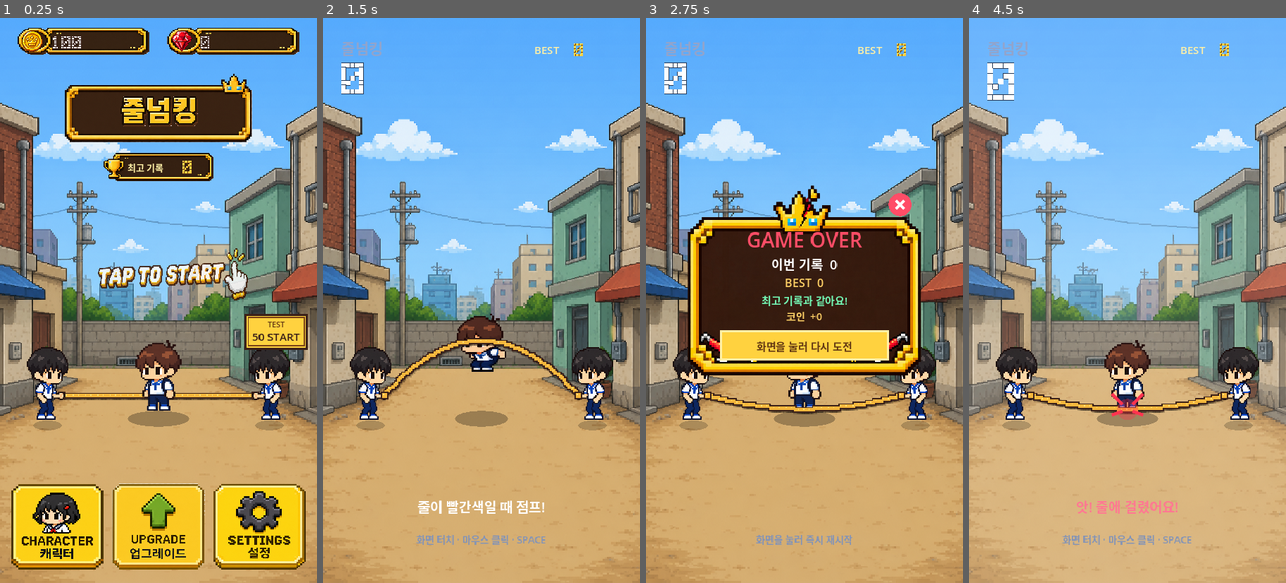
Above: before the commit, frames 1-4 (left to right).
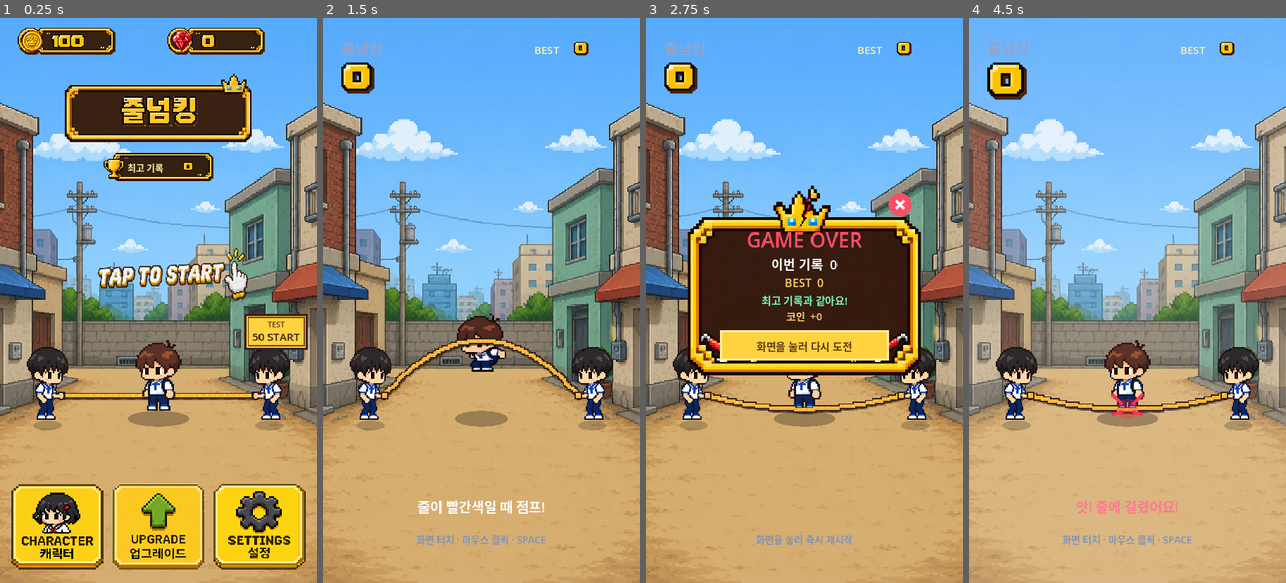
Above: after the commit, the same moments.

Repository: eunchan4490-star/Rope-King
Game: Godot game, scene res://main.tscn
Two runs of this game, one before a commit and one after it. Both use one fixed random seed, a clock stepped at 60 frames per second and the inputs below.
Inputs (mouse positions are in pixels of both pictures, inside the frame that each line leads up to):
- Up to frame 1 (0.25 s): no input
- Up to frame 2 (1.5 s): move the mouse to (551, 272) at 0.52 s; click (551, 272) at 0.67 s; tap Space (jump) at 0.77 s; move the mouse to (418, 328) at 1.27 s; click (418, 328) at 1.42 s
- Up to frame 3 (2.75 s): tap Space (jump) at 1.52 s; move the mouse to (836, 176) at 2.02 s; click (836, 176) at 2.17 s
- Up to frame 4 (4.5 s): move the mouse to (1111, 413) at 2.77 s; click (1111, 413) at 2.92 s; tap Space (jump) at 3.02, 3.77 s; move the mouse to (1222, 385) at 3.52 s; click (1222, 385) at 3.67 s; move the mouse to (1032, 215) at 4.27 s; click (1032, 215) at 4.42 s

The runs differ from the first frame. In frame 1, 2.0% of the frame differs, in the area x 5-95%, y 1-28%; in frame 2, 0.7%; in frame 3, 0.7%; in frame 4, 0.9%.

Commit message:
feat: use logo style gold digit sprites

Diff:
--- a/scripts/main.gd
+++ b/scripts/main.gd
@@ -68,6 +68,7 @@
 const COIN_ICON_PATH := "res://assets/ui/coin_icon.png"
 const RUBY_ICON_PATH := "res://assets/ui/ruby_icon.png"
 const GAME_OVER_PANEL_PATH := "res://assets/ui/game_over_panel.png"
+const GOLD_DIGIT_SHEET_PATH := "res://assets/ui/gold_digit_sheet.png"
 const COUNTDOWN_PATHS := [
 	"res://assets/ui/countdown_3.png",
 	"res://assets/ui/countdown_2.png",
@@ -120,6 +121,7 @@
 @export var coin_icon_texture: Texture2D
 @export var ruby_icon_texture: Texture2D
 @export var game_over_panel_texture: Texture2D
+@export var gold_digit_sheet_texture: Texture2D
 @export_group("Game Balance")
 @export var balance: RopeGameBalance = DEFAULT_BALANCE
 
@@ -203,6 +205,7 @@
 var coin_icon_used_region := Rect2()
 var ruby_icon_used_region := Rect2()
 var game_over_panel_used_region := Rect2()
+var gold_digit_regions: Array[Rect2] = []
 var countdown_textures: Array[Texture2D] = []
 var countdown_used_regions: Array[Rect2] = []
 var design_draw_offset := Vector2.ZERO
@@ -244,6 +247,8 @@
 		ruby_icon_texture = load(RUBY_ICON_PATH) as Texture2D
 	if game_over_panel_texture == null and ResourceLoader.exists(GAME_OVER_PANEL_PATH):
 		game_over_panel_texture = load(GAME_OVER_PANEL_PATH) as Texture2D
+	if gold_digit_sheet_texture == null and ResourceLoader.exists(GOLD_DIGIT_SHEET_PATH):
+		gold_digit_sheet_texture = load(GOLD_DIGIT_SHEET_PATH) as Texture2D
 	character_button_used_region = _texture_used_region(character_button_texture)
 	upgrade_button_used_region = _texture_used_region(upgrade_button_texture)
 	settings_button_used_region = _texture_used_region(settings_button_texture)
@@ -253,6 +258,7 @@
 	coin_icon_used_region = _texture_used_region(coin_icon_texture)
 	ruby_icon_used_region = _texture_used_region(ruby_icon_texture)
 	game_over_panel_used_region = _texture_used_region(game_over_panel_texture)
+	_prepare_gold_digit_regions()
 	_prepare_countdown_visuals()
 	get_viewport().size_changed.connect(queue_redraw)
 	queue_redraw()
@@ -1299,9 +1305,9 @@
 		return
 	draw_string(font, Vector2(42, 82), "줄넘킹", HORIZONTAL_ALIGNMENT_LEFT, -1, 34, Color("91a4cc"))
 	var score_cell_size := 10.0 + clampf(flash_time / 0.22, 0.0, 1.0) * 2.0
-	_draw_pixel_number(str(score), Vector2(42.0, 102.0), score_cell_size, Color.WHITE, Color("263a57"))
+	_draw_image_number(str(score), Vector2(42.0, 101.0), score_cell_size * 7.0)
 	draw_string(font, Vector2(480, 82), "BEST", HORIZONTAL_ALIGNMENT_LEFT, -1, 24, Color("fff0a6"))
-	_draw_pixel_number(str(best_score), Vector2(570.0, 58.0), 4.0, Color("ffd23f"), Color("633913"))
+	_draw_image_number(str(best_score), Vector2(570.0, 54.0), 31.0)
 	if game_state != GameState.GAME_OVER:
 		draw_string(font, Vector2(0, 1120), message, HORIZONTAL_ALIGNMENT_CENTER, DESIGN_SIZE.x, 31, message_color)
 	var control_text := "화면 터치 · 마우스 클릭 · SPACE"
@@ -1351,7 +1357,7 @@
 	else:
 		draw_rect(best_rect, Color(0.23, 0.14, 0.09, 0.88), true)
 	draw_string(font, Vector2(278.0, 347.0), "최고 기록", HORIZONTAL_ALIGNMENT_CENTER, 105.0, 21, Color("fff0a6"))
-	_draw_pixel_number(str(best_score), Vector2(394.0, 324.0), 4.0, Color("ffd23f"), Color("633913"), 62.0, HORIZONTAL_ALIGNMENT_CENTER)
+	_draw_image_number(str(best_score), Vector2(390.0, 326.0), 22.0, 76.0, HORIZONTAL_ALIGNMENT_CENTER)
 
 	var prompt_alpha := 0.78 + sin(Time.get_ticks_msec() * 0.004) * 0.18
 	var prompt_rect := Rect2(225.0, 505.0, 340.0, 128.0)
@@ -1454,18 +1460,85 @@
 
 
 func _draw_resource_counter(font: Font, rect: Rect2, icon_texture: Texture2D, icon_region: Rect2, amount: int) -> void:
+	var frame_rect := rect
 	if resource_counter_frame_texture != null and resource_counter_frame_used_region.size.x > 0.0:
-		draw_texture_rect_region(resource_counter_frame_texture, rect, resource_counter_frame_used_region)
+		# Preserve the frame artwork's original aspect ratio. The counter owns the
+		# full `rect`, but unused width intentionally stays empty on the right.
+		var original_aspect := resource_counter_frame_used_region.size.x / resource_counter_frame_used_region.size.y
+		frame_rect.size.x = minf(rect.size.x, rect.size.y * original_aspect)
+		draw_texture_rect_region(resource_counter_frame_texture, frame_rect, resource_counter_frame_used_region)
 	else:
-		draw_rect(rect, Color(0.23, 0.14, 0.09, 0.92), true)
-		draw_rect(rect, Color("ffd23f"), false, 4.0)
-	var icon_rect := Rect2(rect.position + Vector2(9.0, 7.0), Vector2(48.0, 48.0))
+		frame_rect.size.x = minf(rect.size.x, 222.0)
+		draw_rect(frame_rect, Color(0.23, 0.14, 0.09, 0.92), true)
+		draw_rect(frame_rect, Color("ffd23f"), false, 4.0)
+	var icon_rect := Rect2(frame_rect.position + Vector2(9.0, 7.0), Vector2(48.0, 48.0))
 	if icon_texture != null and icon_region.size.x > 0.0:
 		draw_texture_rect_region(icon_texture, icon_rect, icon_region)
 	# The icon already identifies the resource. A single large number stays clear
 	# on narrow mobile screens and cannot collide with a second label line.
-	var amount_position := Vector2(rect.position.x + 76.0, rect.position.y + 19.0)
-	_draw_pixel_number(str(amount), amount_position, 4.0, Color.WHITE, Color("3b2119"))
+	var amount_position := Vector2(frame_rect.position.x + 76.0, frame_rect.position.y + 19.0)
+	_draw_image_number(str(amount), amount_position - Vector2(0.0, 4.0), 34.0)
+
+
+func _prepare_gold_digit_regions() -> void:
+	gold_digit_regions.clear()
+	if gold_digit_sheet_texture == null:
+		return
+	var image := gold_digit_sheet_texture.get_image()
+	if image == null or image.is_empty():
+		return
+	var image_size := image.get_size()
+	for digit in range(10):
+		var column := digit % 5
+		var row := digit / 5
+		var cell_start := Vector2i(
+			roundi(float(column) * image_size.x / 5.0),
+			roundi(float(row) * image_size.y / 2.0)
+		)
+		var cell_end := Vector2i(
+			roundi(float(column + 1) * image_size.x / 5.0),
+			roundi(float(row + 1) * image_size.y / 2.0)
+		)
+		# Ignore the generator's nearly invisible fringe pixels; otherwise those
+		# pixels become fake whitespace and split numbers such as 130 into 13 0.
+		var visible := _image_visible_region(image, Rect2i(cell_start, cell_end - cell_start), 96)
+		gold_digit_regions.append(Rect2(visible))
+
+
+func _draw_image_number(text: String, position: Vector2, height: float, align_width := 0.0, alignment := HORIZONTAL_ALIGNMENT_LEFT) -> void:
+	if gold_digit_sheet_texture == null or gold_digit_regions.size() != 10:
+		_draw_pixel_number(text, position, height / 7.0, Color("ffd23f"), Color("633913"), align_width, alignment)
+		return
+	# The sprites already include a thick down-right shadow, so an additional
+	# typographic gap makes a continuous value look split (for example, 13 0).
+	var gap := -height * 0.22
+	var total_width := _image_number_width(text, height, gap)
+	var draw_x := position.x
+	if alignment == HORIZONTAL_ALIGNMENT_CENTER:
+		draw_x += (align_width - total_width) * 0.5
+	elif alignment == HORIZONTAL_ALIGNMENT_RIGHT:
+		draw_x += align_width - total_width
+	for character in text:
+		var digit := character.to_int()
+		if digit < 0 or digit >= gold_digit_regions.size():
+			continue
+		var source := gold_digit_regions[digit]
+		var width := height * source.size.x / source.size.y
+		draw_texture_rect_region(gold_digit_sheet_texture, Rect2(Vector2(draw_x, position.y), Vector2(width, height)), source)
+		draw_x += width + gap
+
+
+func _image_number_width(text: String, height: float, gap: float) -> float:
+	var width := 0.0
+	var drawn_digits := 0
+	for character in text:
+		var digit := character.to_int()
+		if digit < 0 or digit >= gold_digit_regions.size():
+			continue
+		var source := gold_digit_regions[digit]
+		width += height * source.size.x / source.size.y
+		drawn_digits += 1
+	return width + maxf(0.0, drawn_digits - 1) * gap
 
 
 func _draw_pixel_number(text: String, position: Vector2, cell_size: float, face_color: Color, outline_color: Color, align_width := 0.0, alignment := HORIZONTAL_ALIGNMENT_LEFT) -> void:
Binary file added: assets/ui/gold_digit_sheet.png
Not shown, added: assets/ui/gold_digit_sheet.png.import
